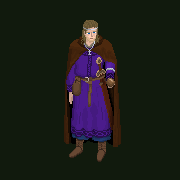
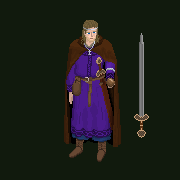
Two versions of the same layered image (180×180). Layer-by-layer changes:
painted on "Background" over <box>134,33,149,138</box>
